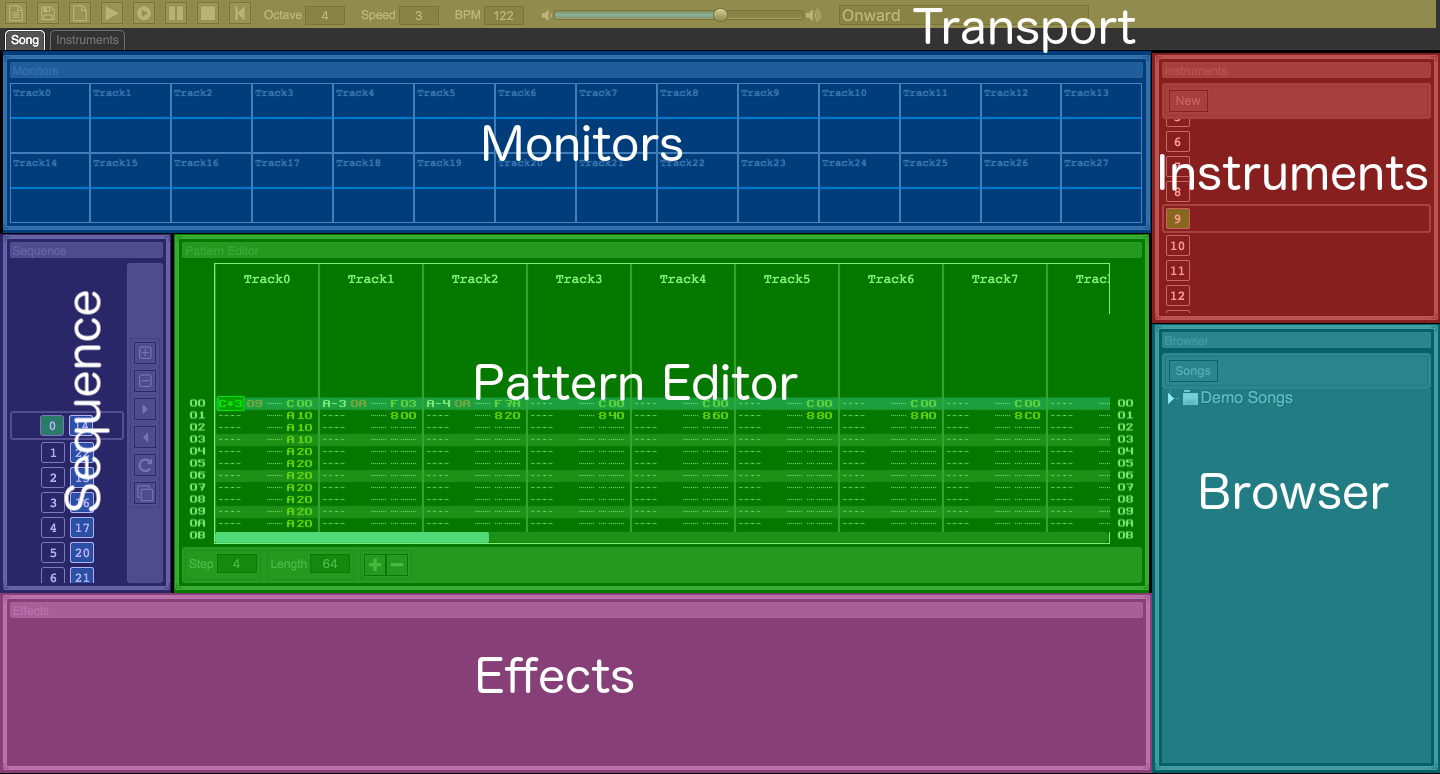
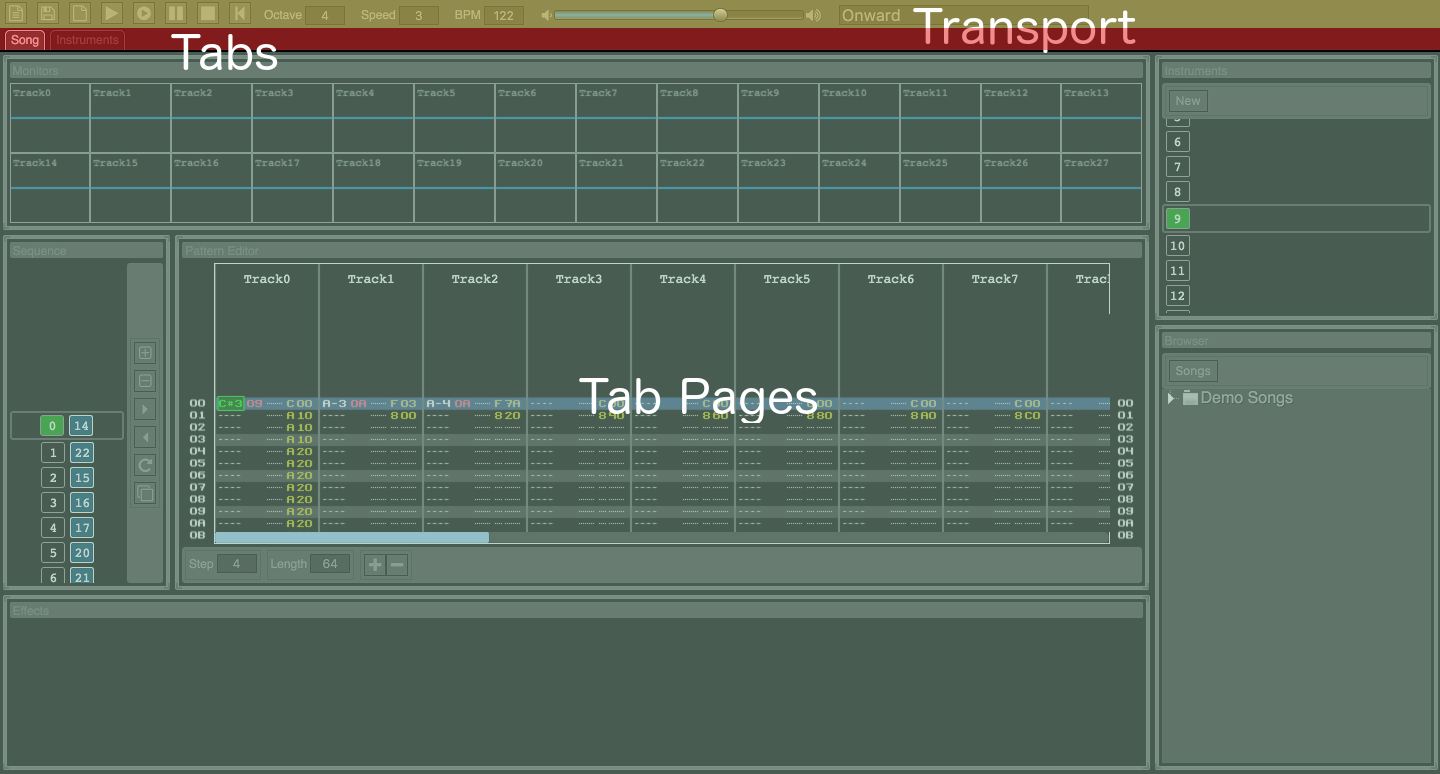
Revision of a layered 1440 × 774 image; what changed, layer by layer:
added group "Tabs" with 2 layers above "Sequence" over (0, 28, 1440, 70)
added layer "Tabs Label" in group "Tabs" over (171, 34, 278, 70)
added layer "Tabs Highlight" (45%) in group "Tabs" over (0, 28, 1440, 50)
hid group "Sequence" (2 layers) over (0, 234, 171, 593)
hid group "Browser" (2 layers) over (1152, 324, 1440, 773)
hid group "Instruments" (2 layers) over (1152, 53, 1440, 323)
painted on "Transport Highlight" over (1436, 0, 1440, 28)
hid group "Effects" (2 layers) over (0, 593, 1152, 773)
added group "Tab Area" with 2 layers above "Pattern Editor" over (0, 52, 1440, 774)
added layer "Tab Area Label" in group "Tab Area" over (579, 378, 818, 423)
added layer "Tab Area Highlight" (53%) in group "Tab Area" over (0, 52, 1440, 774)
hid group "Pattern Editor" (2 layers) over (174, 234, 1149, 593)
hid group "Monitors" (2 layers) over (3, 51, 1151, 233)
